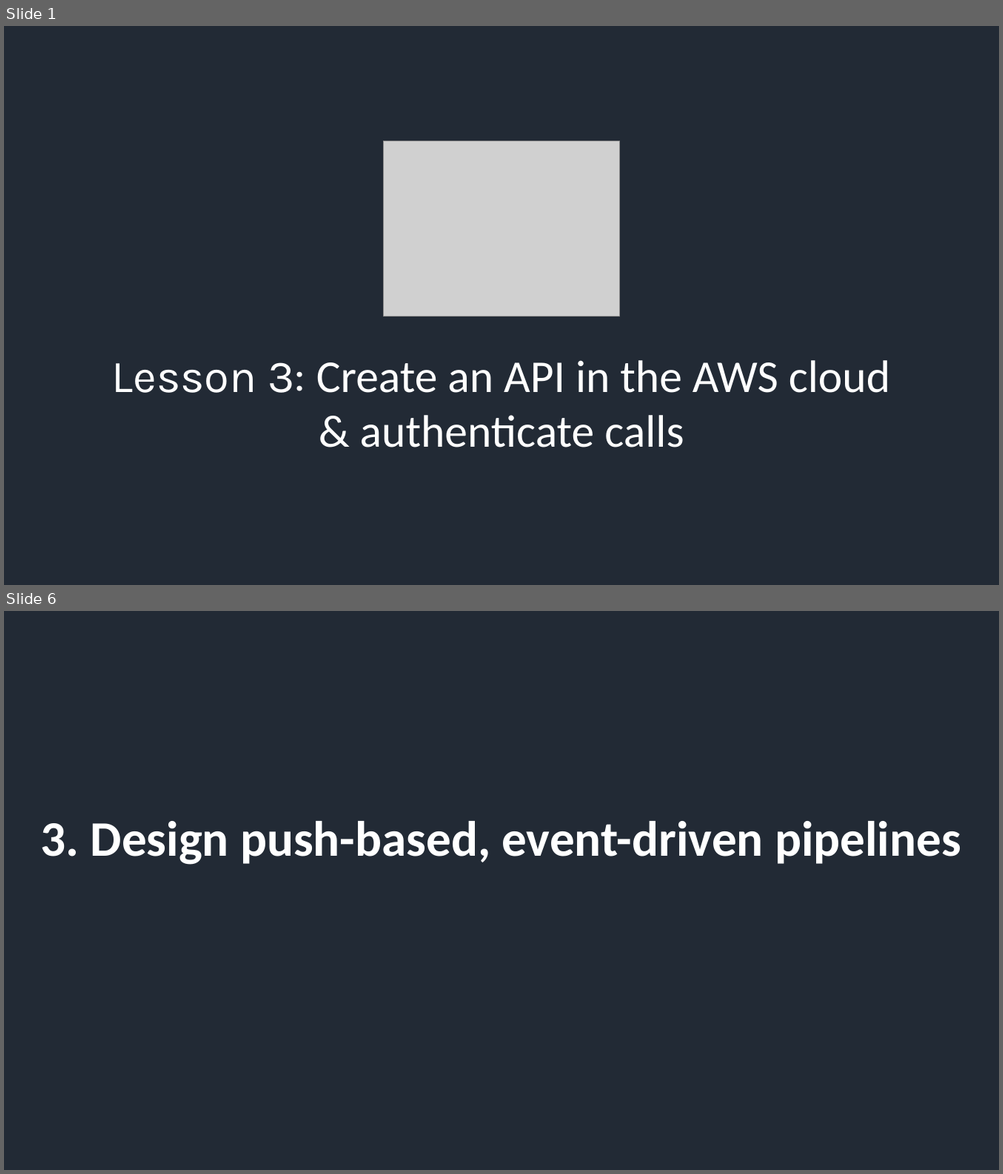
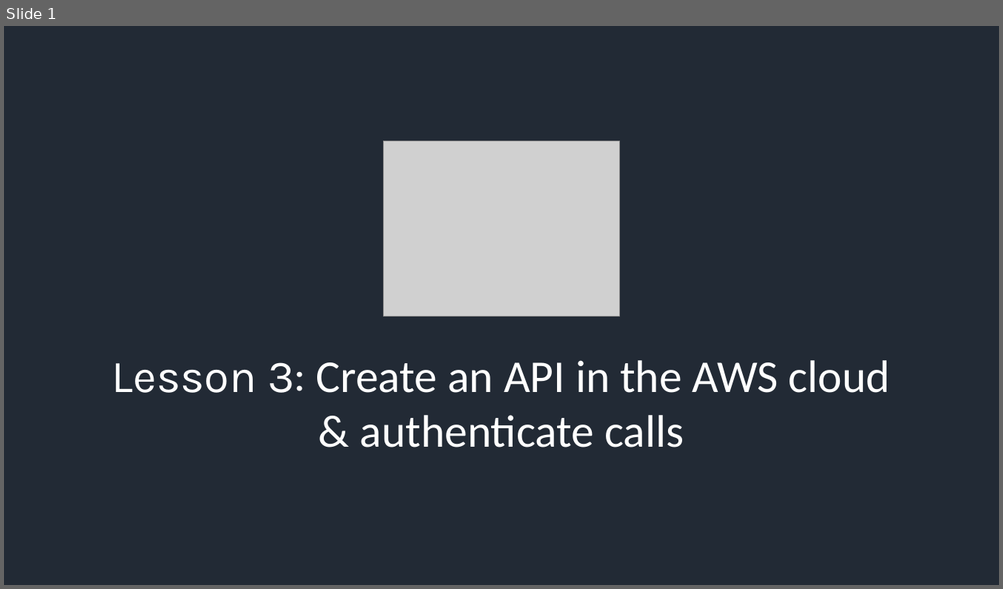
Before and after one commit to ACloudGuru/serverless-workshop, a slide deck: lesson-3/Slides.pptx. Shown one above the other, each under a label of ours: slides 1 and 6 before the commit, slide 1 after it; the slides between them are not shown. The pictures are 1003x1174 and 1003x589 pixels, drawn with LibreOffice and Linux fonts; fonts in the diff are those of the drawing; grey boxes stand for pictures; background and template pictures are left out. Boxes give left, top, right and bottom in pixels: in the first picture for what was removed or moved away, otherwise in the second. Text is boxed around its words. In the diff, an @@ line names an element or a change of style, - is before the commit and + after.

```diff
--- a/lesson-3/Slides.pptx
+++ b/lesson-3/Slides.pptx
@@ slide 6 removed at <box>4,611,999,1170</box>, background #222A35 @@
@@ text removed at <box>41,821,961,865</box> @@
-3. Design push-based, event-driven pipelines
```
Also in this commit, not shown: 3 slides changed, 5 slides added, 4 other slides removed, 3 other files.
